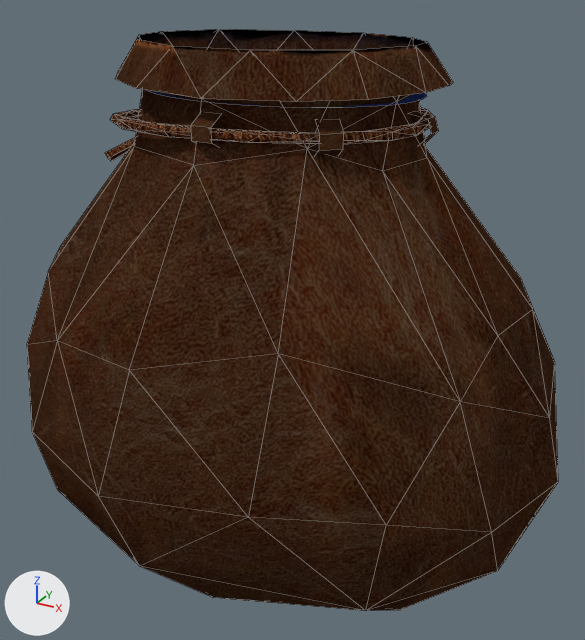
The Blender file models/items/materials/gem_dust/gem_dust.blend: old version first, new version second.
One viewpoint serves both versions: a camera (50 mm lens) standing at (0.424, -0.738, 0.657) and looking at (0.016, 0.004, 0.286). Arrows for +X, +Y and +Z are at lower left; the lights stay in place. The picture after the commit comes second. Mesh edges are drawn as thin lines.

In view in the first picture: 'pursesimple' and 1 more.
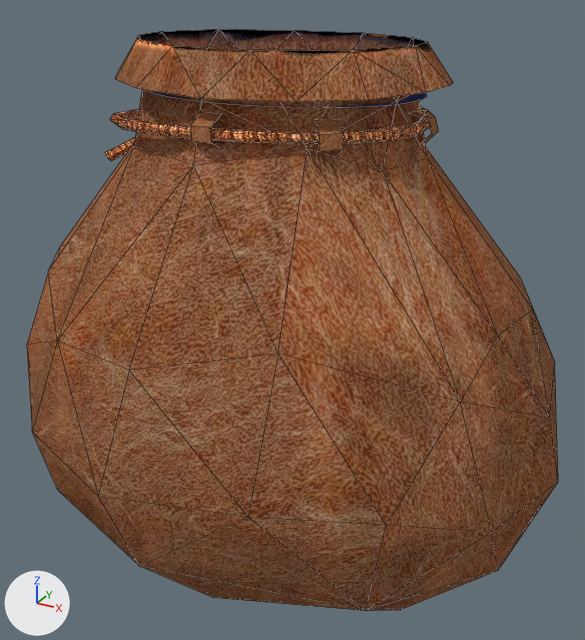
Patch to the scene script:
```diff
--- a/models/items/materials/gem_dust/gem_dust.blend.py
+++ b/models/items/materials/gem_dust/gem_dust.blend.py
@@ mat_purse01 @@
 n2 = _N.new('ShaderNodeTexImage'); n2.name = 'Image Texture'
 n0 = _N.new('ShaderNodeBsdfPrincipled'); n0.name = 'Principled BSDF'
 n4 = _N.new('ShaderNodeNormalMap'); n4.name = 'Normal Map'
+n5 = _N.new('ShaderNodeMixRGB'); n5.name = 'InventoryBrightness'
+n5.blend_type = 'MULTIPLY'
+n5.inputs[0].default_value = 1.0  # 'Factor'
+n5.inputs[2].default_value = (5.5, 5.5, 5.5, 1.0)  # 'Color2', white #ffffff
 _L.new(n0.outputs[0], n1.inputs[0])  # 'BSDF' to 'Surface'
-_L.new(n2.outputs[0], n0.inputs[0])  # 'Color' to 'Base Color'
 _L.new(n3.outputs[0], n4.inputs[1])  # 'Color' to 'Color'
 _L.new(n4.outputs[0], n0.inputs[5])  # 'Normal' to 'Normal'
+_L.new(n2.outputs[0], n5.inputs[1])  # 'Color' to 'Color1'
+_L.new(n5.outputs[0], n0.inputs[0])  # 'Color' to 'Base Color'
```

Boxes [x1, y1, x2, y2] around the edits, measured in the pictures (585 x 640 px):
'pursesimple', recoloured (lighter): [27, 29, 558, 611] in both
